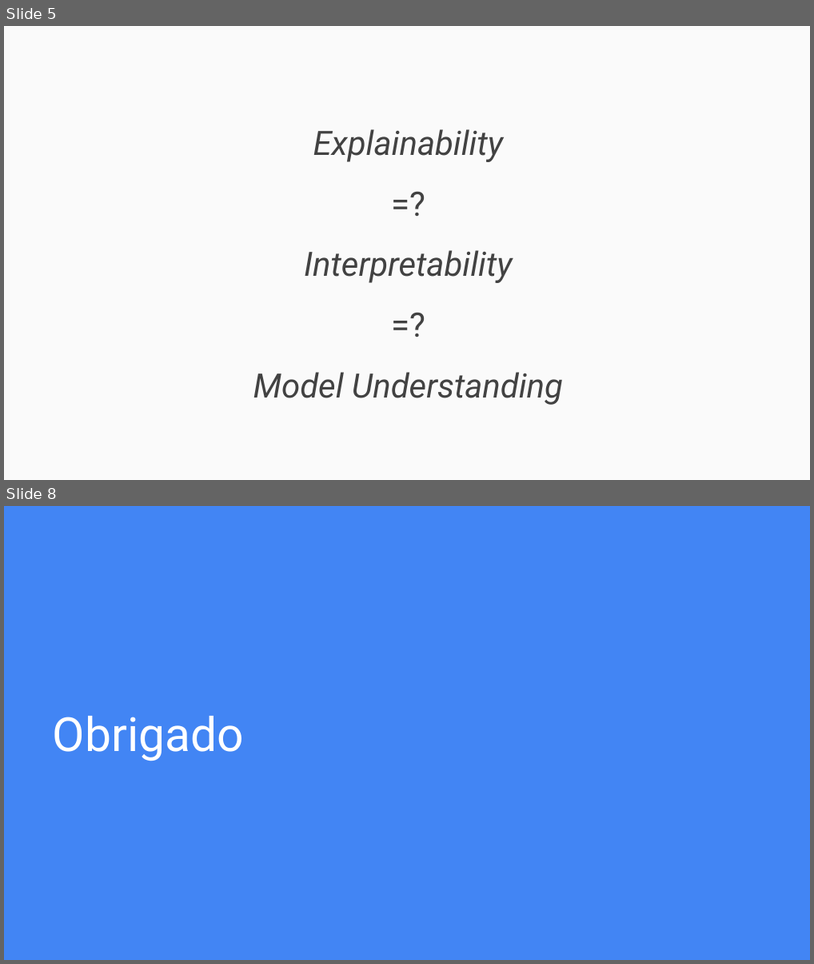
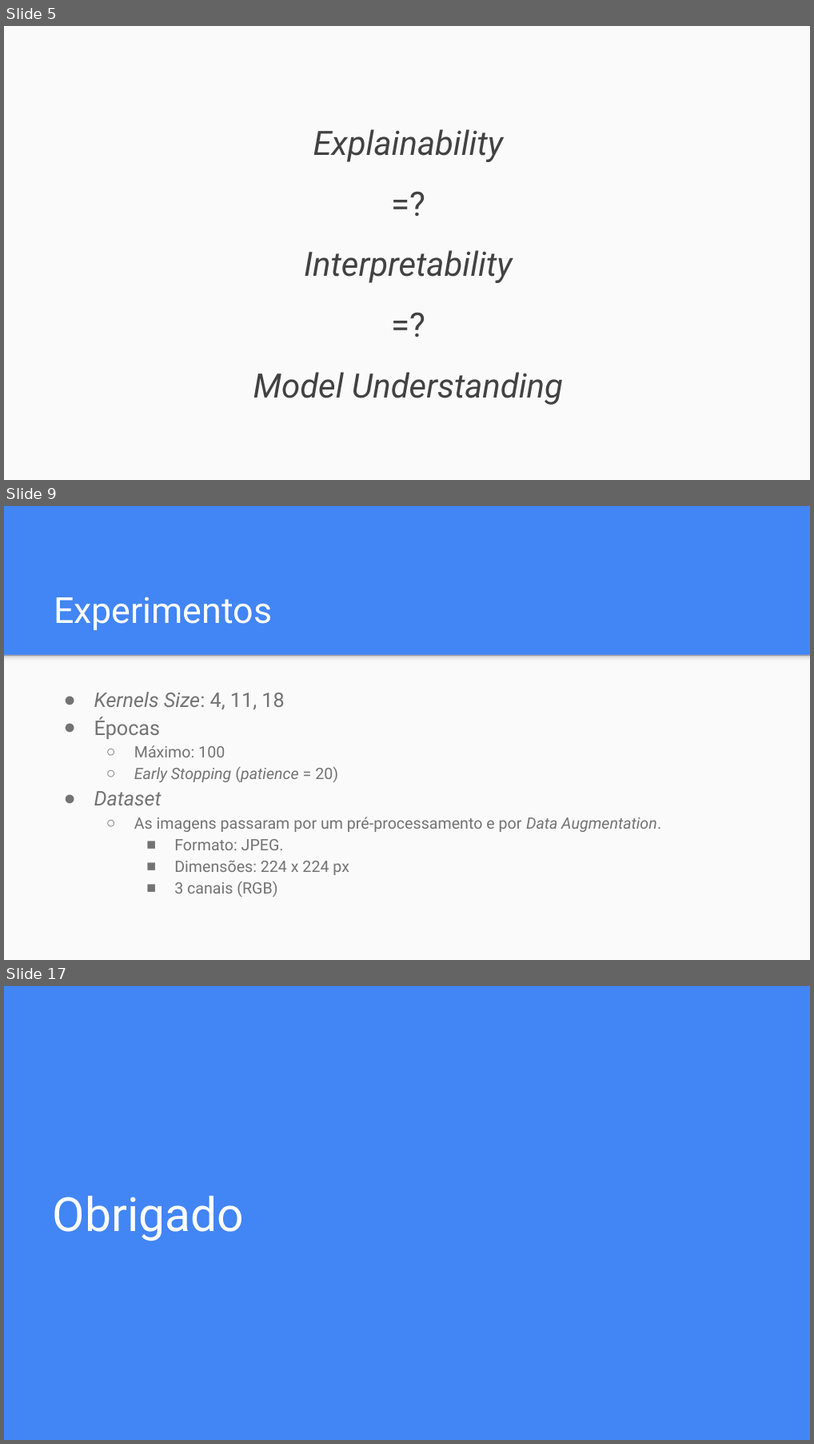
Before and after one commit to danieldasilvacosta/pucrio--vc--trabalhos--2022.2, a slide deck: Trabalho Final - Daniel da Silva Costa/Trabalho Final - Daniel da Silva Costa.pptx. Shown one above the other, each under a label of ours: slides 5 and 8 before the commit, slides 5, 9 and 17 after it; the slides between them are not shown. The pictures are 814x964 and 814x1444 pixels, drawn with LibreOffice and Linux fonts; fonts in the diff are those of the drawing. Boxes give left, top, right and bottom in pixels: in the first picture for what was removed or moved away, otherwise in the second. Text is boxed around its words. In the diff, an @@ line names an element or a change of style, - is before the commit and + after.

Commit message:
Apresentação - bkp; Notebook - rodei com kernel_size (ks) = 4

```diff
--- a/Trabalho Final - Daniel da Silva Costa/Trabalho Final - Daniel da Silva Costa.pptx
+++ b/Trabalho Final - Daniel da Silva Costa/Trabalho Final - Daniel da Silva Costa.pptx
@@ slide 9 added at [4, 506, 810, 960], background #4285F4 @@
@@ title added at [54, 596, 272, 630], 32 pt, text #FFFFFF @@
+Experimentos
@@ rectangle added at [4, 654, 810, 959], fill #FAFAFA @@
@@ rectangle added at [4, 654, 810, 664], fill gradient #F9F9F9 to #DEDEDE to #999999 @@
@@ text added at [94, 692, 662, 896], 14 pt, text #737373 @@
+● Kernels Size: 4, 11, 18
+● Épocas
+  ○ Máximo: 100
+  ○ Early Stopping (patience = 20)
+● Dataset
+  ○ As imagens passaram por um pré-processamento e por Data Augmentation.
+    ■ Formato: JPEG.
+    ■ Dimensões: 224 x 224 px
+    ■ 3 canais (RGB)
@@ what was slide 8 is now slide 17 @@
```
Also in this commit, not shown: 5 slides changed, 8 other slides added, 2 other files.
